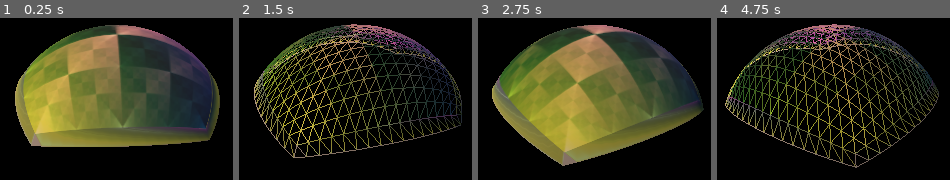
Above: before the commit, frames 1-4 (left to right).
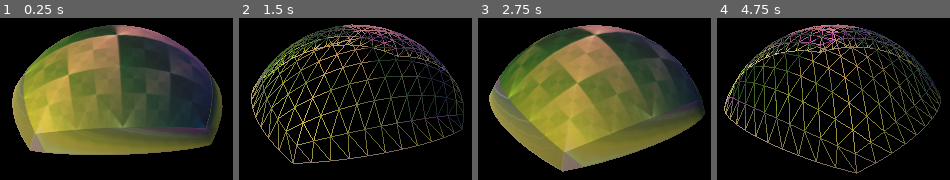
Above: after the commit, the same moments.

Repository: jinjagit/face_with_margin
Game: Godot game, scene res://Main.tscn
Same seed, same stepped clock (60 frames per second), same inputs: the game is played once before the commit and once after it.
Inputs:
- Up to frame 1 (0.25 s): no input
- Up to frame 2 (1.5 s): tap Enter at 0.5 s; hold P 0.53-1.28 s; tap P at 1.35 s
- Up to frame 3 (2.75 s): hold P from 2.03 s (still down)
- Up to frame 4 (4.75 s): release P at 2.78 s; tap P at 2.85, 4.35 s; hold P 3.53-4.28 s

The runs differ from the first frame. In frame 1, 5.6% of the frame differs, in the area x 5-96%, y 4-85%; in frame 2, 22%, in the area x 5-97%, y 3-91%; in frame 3, 5.4%; in frame 4, 22%.

Commit message:
refactor: method to set triangle vertices

Diff:
--- a/FaceWithMargin.gd
+++ b/FaceWithMargin.gd
@@ -32,6 +32,17 @@
 
 	return new_normal
 
+func set_triangle_indices(index_ary : PoolIntArray, tri_index : int, a : int, b : int, c : int, d : int, e : int, f: int):
+	index_ary[tri_index + 2] = a
+	index_ary[tri_index + 1] = b
+	index_ary[tri_index] = c
+
+	index_ary[tri_index + 5] = d
+	index_ary[tri_index + 4] = e
+	index_ary[tri_index + 3] = f
+
+	return index_ary
+
 func generate_mesh():
 	var arrays := []
 	arrays.resize(Mesh.ARRAY_MAX)
@@ -41,10 +52,12 @@
 	var normal_array := PoolVector3Array()
 	var index_array := PoolIntArray()
 
-	var resolution := 17
+	var resolution := 12
 	var margin := 1
 	var step = 1.0 / (resolution - 1) # We can probably lose this.
-	var num_vertices : int = (resolution * resolution) + (margin * (resolution - 1) * 4) # 4
+	var res_sq = resolution * resolution
+	var res_sq2 = resolution * (resolution -1)
+	var num_vertices : int = res_sq + (margin * (resolution - 1) * 4) # 4
 	var num_indices : int = ((resolution - 1) * (resolution -1) * 6) + (margin * (resolution - 1) * 24)
 
 	var spherized = true
@@ -76,13 +89,7 @@
 			vertex_array[i] = spherize(pointOnUnitCube) if spherized else pointOnUnitCube
 
 			if x != resolution - 1 and y != resolution - 1:
-				index_array[tri_index + 2] = i
-				index_array[tri_index + 1] = i + resolution + 1
-				index_array[tri_index] = i + resolution
-
-				index_array[tri_index + 5] = i
-				index_array[tri_index + 4] = i + 1
-				index_array[tri_index + 3] = i + resolution + 1
+				index_array = set_triangle_indices(index_array, tri_index, i, i + resolution + 1, i + resolution, i, i + 1, i + resolution + 1)
 				tri_index += 6
 
 			i += 1
@@ -103,13 +110,7 @@
 
 				# create margin row
 				if x != resolution - 2:
-					index_array[tri_index + 2] = x
-					index_array[tri_index + 1] = i
-					index_array[tri_index] = i + 1
-
-					index_array[tri_index + 5] = x
-					index_array[tri_index + 4] = i + 1
-					index_array[tri_index + 3] = x + 1
+					index_array = set_triangle_indices(index_array, tri_index, x, i, i + 1, x, i + 1, x + 1)
 					tri_index += 6
 
 			i += 1
@@ -125,24 +126,12 @@
 
 				# connect with end of previous margin row
 				if x == 0:
-					index_array[tri_index + 2] = resolution - 2
-					index_array[tri_index + 1] = i - 1
-					index_array[tri_index] = i
-
-					index_array[tri_index + 5] = resolution - 2
-					index_array[tri_index + 4] = i
-					index_array[tri_index + 3] = resolution - 1
-					tri_index += 6
-
-				# create margin row
-				if x != resolution - 2:
-					index_array[tri_index + 2] = (resolution - 1) + (x * resolution)
-					index_array[tri_index + 1] = i
-					index_array[tri_index] = i + 1
-
-					index_array[tri_index + 5] = (resolution - 1) + (x * resolution)
-					index_array[tri_index + 4] = i + 1
-					index_array[tri_index + 3] = (resolution - 1) + ((x  + 1) * resolution)
+					index_array = set_triangle_indices(index_array, tri_index, resolution - 2, i - 1, i, resolution - 2, i, resolution -1)
+					tri_index += 6
+
+				# create margin row
+				if x != resolution - 2:
+					index_array = set_triangle_indices(index_array, tri_index, (resolution - 1) + (x * resolution), i, i + 1, (resolution - 1) + (x * resolution), i + 1, (resolution - 1) + ((x  + 1) * resolution))
 					tri_index += 6
 
 			i += 1
@@ -158,24 +147,12 @@
 
 				# connect with end of previous margin row
 				if x == 0:
-					index_array[tri_index + 2] = (resolution * resolution) - resolution - 1
-					index_array[tri_index + 1] = i - 1
-					index_array[tri_index] = i
-
-					index_array[tri_index + 5] = (resolution * resolution) - resolution - 1
-					index_array[tri_index + 4] = i
-					index_array[tri_index + 3] = (resolution * resolution) - 1
-					tri_index += 6
-
-				# create margin row
-				if x != resolution - 2:
-					index_array[tri_index + 2] = (resolution * resolution) - 1 - x
-					index_array[tri_index + 1] = i
-					index_array[tri_index] = i + 1
-
-					index_array[tri_index + 5] = (resolution * resolution) - 1 - x
-					index_array[tri_index + 4] = i + 1
-					index_array[tri_index + 3] = (resolution * resolution) - 2 - x
+					index_array = set_triangle_indices(index_array, tri_index, res_sq - resolution - 1, i - 1, i, res_sq - resolution - 1, i, res_sq - 1)
+					tri_index += 6
+
+				# create margin row
+				if x != resolution - 2:
+					index_array = set_triangle_indices(index_array, tri_index, res_sq - 1 - x, i, i + 1, res_sq - 1 - x, i + 1, res_sq - 2 - x)
 					tri_index += 6
 
 			i += 1
@@ -191,35 +168,17 @@
 
 				# connect with end of previous margin row
 				if x == 0:
-					index_array[tri_index + 2] = (resolution * (resolution -1)) + 1
-					index_array[tri_index + 1] = i - 1
-					index_array[tri_index] = i
-
-					index_array[tri_index + 5] = (resolution * (resolution -1)) + 1
-					index_array[tri_index + 4] = i
-					index_array[tri_index + 3] = (resolution * (resolution -1))
-					tri_index += 6
-
-				# create margin row
-				if x != resolution - 2:
-					index_array[tri_index + 2] = (resolution * (resolution -1)) - (x * resolution)
-					index_array[tri_index + 1] = i
-					index_array[tri_index] = i + 1
-
-					index_array[tri_index + 5] = (resolution * (resolution -1)) - (x * resolution)
-					index_array[tri_index + 4] = i + 1
-					index_array[tri_index + 3] = (resolution * (resolution -1)) - ((x + 1) * resolution)
+					index_array = set_triangle_indices(index_array, tri_index, res_sq2 + 1, i - 1, i, res_sq2 + 1, i, res_sq2)
+					tri_index += 6
+
+				# create margin row
+				if x != resolution - 2:
+					index_array = set_triangle_indices(index_array, tri_index, res_sq2 - (x * resolution), i, i + 1, res_sq2 - (x * resolution), i + 1, res_sq2 - ((x + 1) * resolution))
 					tri_index += 6
 
 				# connect with start of margin row
 				if x == resolution - 2:
-					index_array[tri_index + 2] = resolution
-					index_array[tri_index + 1] = i
-					index_array[tri_index] = i - ((resolution - 1) * 4) + 1
-
-					index_array[tri_index + 5] = resolution
-					index_array[tri_index + 4] = i - ((resolution - 1) * 4) + 1
-					index_array[tri_index + 3] = 0
+					index_array = set_triangle_indices(index_array, tri_index, resolution, i, i - ((resolution - 1) * 4) + 1, resolution, i - ((resolution - 1) * 4) + 1, 0)
 					tri_index += 6
 
 			i += 1
